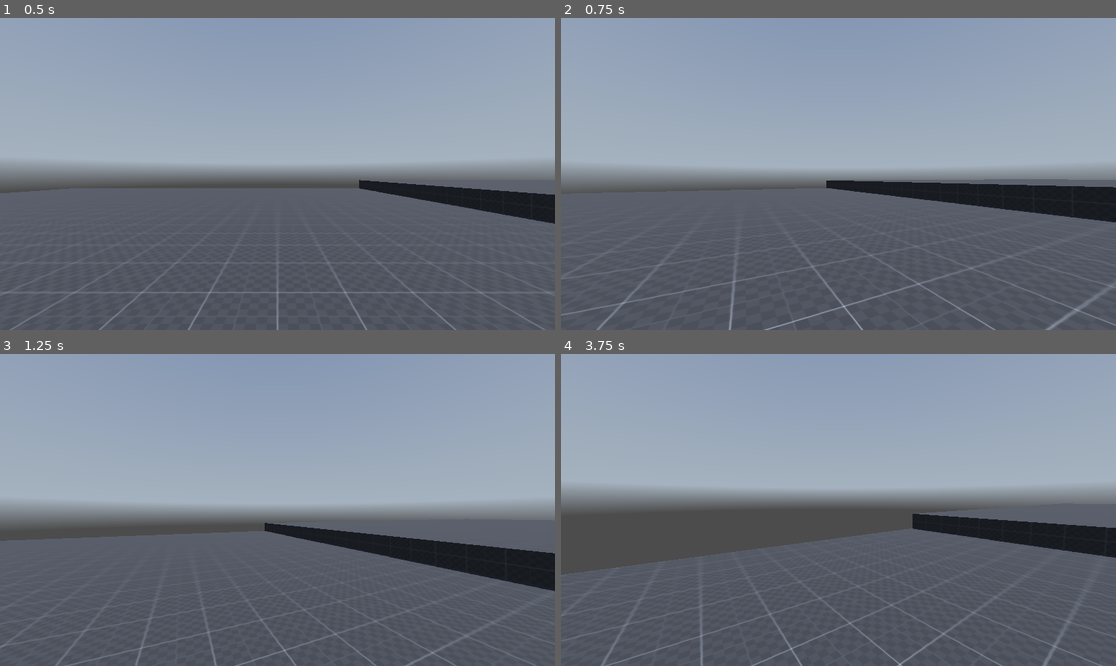
Above: before the commit, frames 1-4 (two rows, left to right).
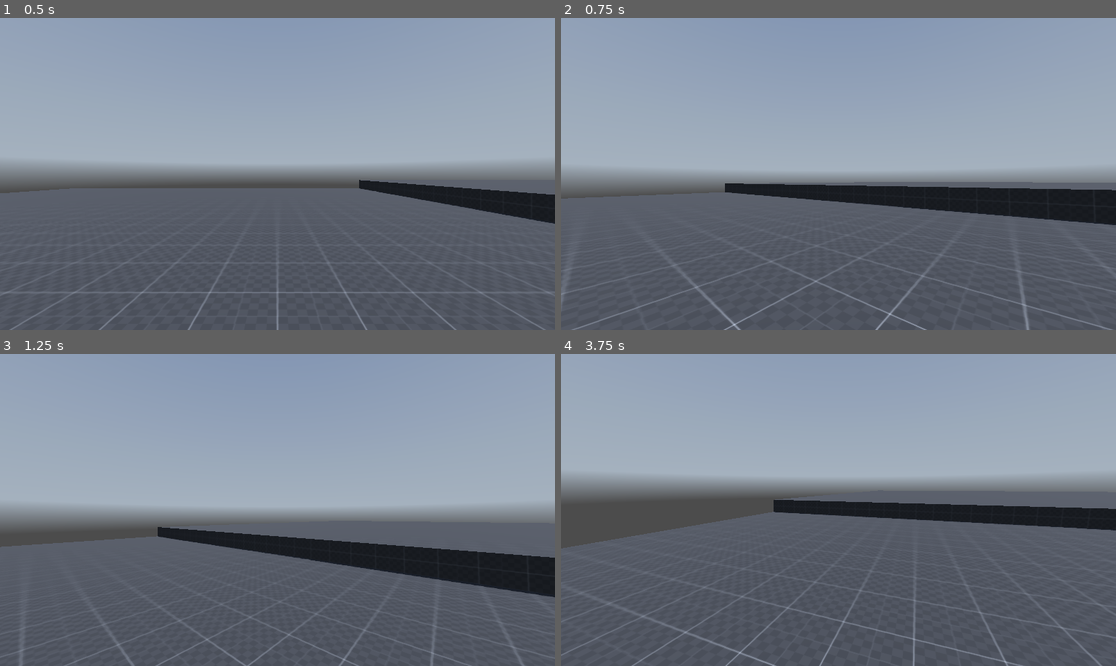
Above: after the commit, the same moments.

Repository: EcraepNahte/jump-the-moon
Game: Godot game, scene res://scenes/main.tscn
The game is run twice, just before and just after one commit, with the same random seed, the same clock (stepped at 60 frames per second) and the same inputs. A sky picture missing from this copy of the repository is replaced by a grey-blue gradient.
Inputs (mouse positions are in pixels of both pictures, inside the frame that each line leads up to):
- Up to frame 1 (0.5 s): no input
- Up to frame 2 (0.75 s): move the mouse to (866, 174) at 0.52 s; hold W (forward) from 0.53 s (still down); hold Ctrl (crouch) from 0.53 s (still down)
- Up to frame 3 (1.25 s): keep holding W (forward); keep holding Ctrl (crouch); tap Space (jump) at 0.77 s
- Up to frame 4 (3.75 s): keep holding W (forward); move the mouse to (810, 510) at 1.27 s; release Ctrl (crouch) at 1.28 s; tap Shift (sprint) at 1.35, 2.85 s; tap Space (jump) at 1.52, 3.02 s; move the mouse to (849, 503) at 2.02 s; hold Ctrl (crouch) 2.03-2.78 s; move the mouse to (832, 516) at 2.77 s; move the mouse to (877, 513) at 3.52 s; hold Ctrl (crouch) from 3.53 s (still down)

Frame 1 is identical in both runs. In frame 2, 4.8% of the frame differs, in the area x 0-100%, y 51-100%; in frame 3, 6.1%; in frame 4, 19%, in the area x 0-100%, y 39-100%.

Commit message:
Controller inputs for pause menu

Diff:
--- a/project.godot
+++ b/project.godot
@@ -12,15 +12,34 @@
 
 config/name="Jump the Moon"
 run/main_scene="res://scenes/main.tscn"
-config/features=PackedStringArray("4.3", "GL Compatibility")
+config/features=PackedStringArray("4.5", "GL Compatibility")
 config/icon="res://icon.svg"
 
 [autoload]
 
 GameManager="*res://scripts/game_manager.gd"
 
+[display]
+
+window/size/viewport_width=2304
+window/size/viewport_height=1296
+
 [input]
 
+ui_accept={
+"deadzone": 0.5,
+"events": [Object(InputEventKey,"resource_local_to_scene":false,"resource_name":"","device":0,"window_id":0,"alt_pressed":false,"shift_pressed":false,"ctrl_pressed":false,"meta_pressed":false,"pressed":false,"keycode":4194309,"physical_keycode":0,"key_label":0,"unicode":0,"location":0,"echo":false,"script":null)
+, Object(InputEventKey,"resource_local_to_scene":false,"resource_name":"","device":0,"window_id":0,"alt_pressed":false,"shift_pressed":false,"ctrl_pressed":false,"meta_pressed":false,"pressed":false,"keycode":4194310,"physical_keycode":0,"key_label":0,"unicode":0,"location":0,"echo":false,"script":null)
+, Object(InputEventKey,"resource_local_to_scene":false,"resource_name":"","device":0,"window_id":0,"alt_pressed":false,"shift_pressed":false,"ctrl_pressed":false,"meta_pressed":false,"pressed":false,"keycode":32,"physical_keycode":0,"key_label":0,"unicode":32,"location":0,"echo":false,"script":null)
+, Object(InputEventJoypadButton,"resource_local_to_scene":false,"resource_name":"","device":-1,"button_index":0,"pressure":0.0,"pressed":true,"script":null)
+]
+}
+ui_cancel={
+"deadzone": 0.5,
+"events": [Object(InputEventKey,"resource_local_to_scene":false,"resource_name":"","device":0,"window_id":0,"alt_pressed":false,"shift_pressed":false,"ctrl_pressed":false,"meta_pressed":false,"pressed":false,"keycode":4194305,"physical_keycode":0,"key_label":0,"unicode":0,"location":0,"echo":false,"script":null)
+, Object(InputEventJoypadButton,"resource_local_to_scene":false,"resource_name":"","device":-1,"button_index":1,"pressure":0.0,"pressed":true,"script":null)
+]
+}
 forward={
 "deadzone": 0.2,
 "events": [Object(InputEventKey,"resource_local_to_scene":false,"resource_name":"","device":-1,"window_id":0,"alt_press …(192 unchanged characters)…
--- a/scripts/pause_menu.gd
+++ b/scripts/pause_menu.gd
@@ -6,12 +6,16 @@
 func _ready():
 	# Hide the menu when the game starts
 	visible = false
-	show_main_menu()
 	# Ensure the menu processes input even when the game is paused
 	process_mode = Node.PROCESS_MODE_ALWAYS
 	# Connect to the pause signal from the game manager
 	GameManager.pause.connect(_on_pause)
 	GameManager.resume.connect(_on_resume)
+
+
+func _input(event):
+	if event.is_action("ui_cancel"):
+		show_main_menu()
 
 
 func hide_all_menus():
@@ -22,16 +26,20 @@
 func show_main_menu():
 	hide_all_menus()
 	main_menu.visible = true
+	$MainMenu/Resume.grab_focus()
 
 
 func show_settings_menu():
 	hide_all_menus()
 	settings_menu.visible = true
+	$SettingsMenu/ToggleSprint.grab_focus()
 
 
 func _on_pause():
 	# Toggle the visibility of the menu root node (CanvasLayer)
 	visible = true
+	show_main_menu()
+
 	Input.mouse_mode = Input.MOUSE_MODE_VISIBLE
 
 
Not shown, changed: assets/kloofendal_48d_partly_cloudy_puresky_2k.hdr.import
Not shown, changed: assets/texture_07.png.import
Not shown, changed: icon.svg.import
Not shown: 1 places in scenes/pause_menu.tscn that only renumber resources
